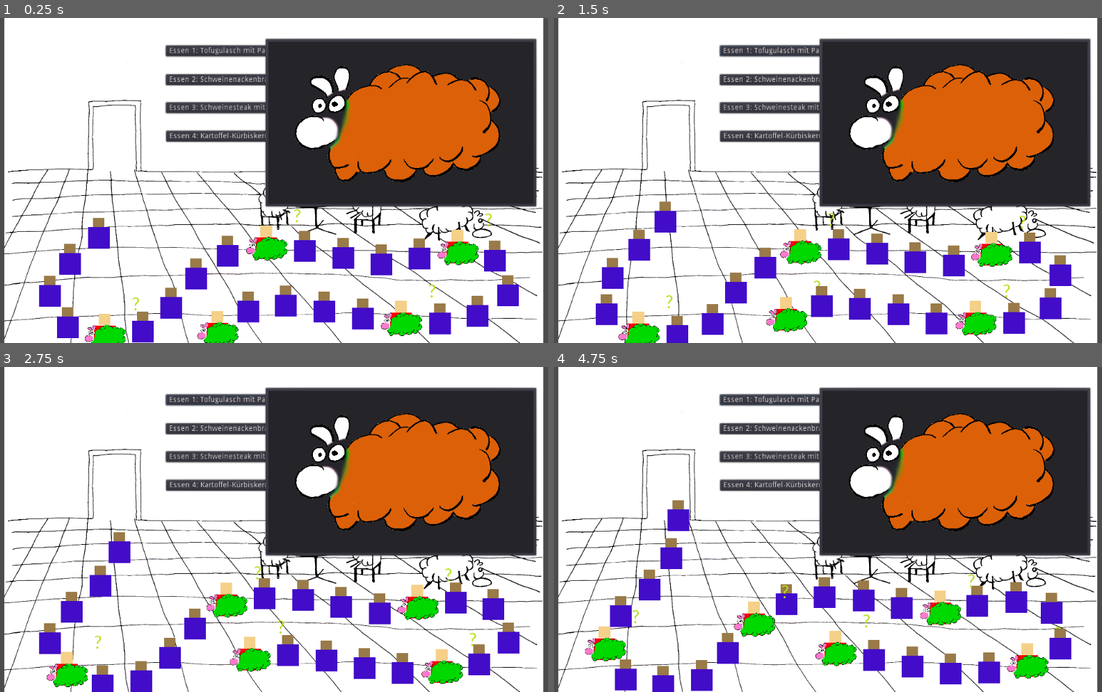
Above: before the commit, frames 1-4 (two rows, left to right).
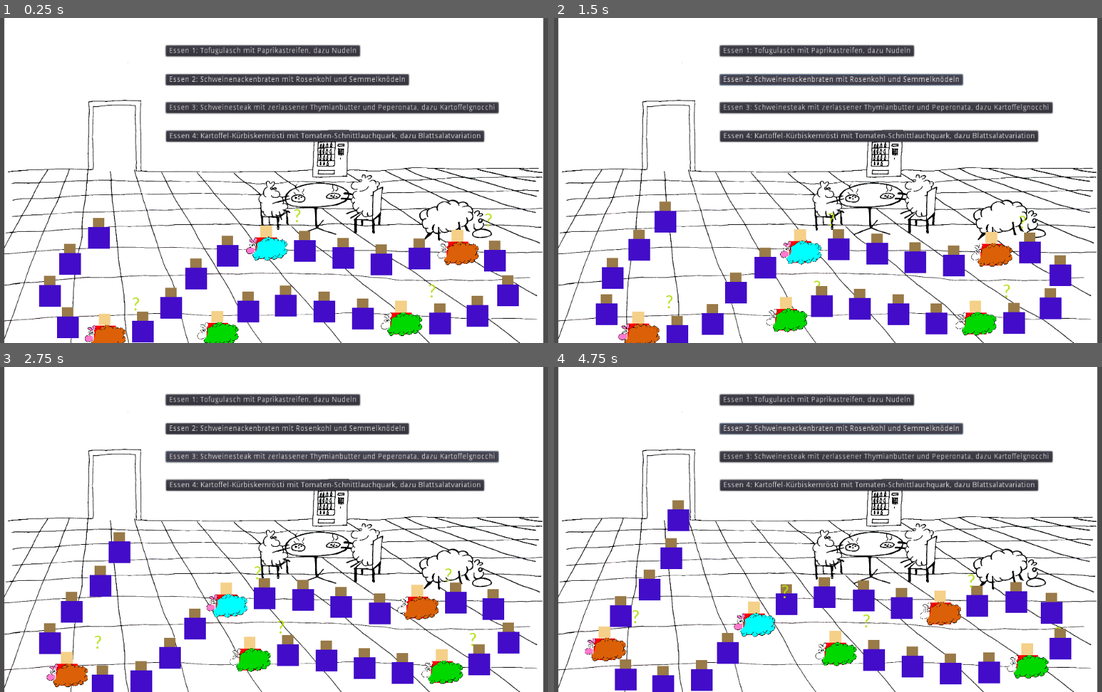
Above: after the commit, the same moments.

Repository: onsetsu/HPIGameJam
Game: Godot game, scene res://Scenes/Mensa.tscn
Same seed, same stepped clock (60 frames per second), same inputs: the game is played once before the commit and once after it.
Inputs:
- Up to frame 1 (0.25 s): no input
- Up to frame 2 (1.5 s): click "Essen 1: Tofugulasch mit Papr…" at 0.5 s; click "Essen 2: Schweinenackenbraten…" at 1.25 s
- Up to frame 3 (2.75 s): click "Essen 3: Schweinesteak mit ze…" at 2 s
- Up to frame 4 (4.75 s): click "Essen 4: Kartoffel-Kürbiskern…" at 2.75 s; click "Essen 1: Tofugulasch mit Papr…" at 3.5 s; click "Essen 2: Schweinenackenbraten…" at 4.25 s

The runs differ from the first frame. In frame 1, 26% of the frame differs, in the area x 16-99%, y 6-100%; in frame 2, 26%; in frame 3, 26%; in frame 4, 26%, in the area x 6-99%, y 6-94%.
Error before the commit: Parse Error: The method "_can_be_eaten" isn't declared in the current class. (res://Scripts/Ingredients.gd:8)

Commit message:
random sheeps

Diff:
--- a/Scripts/Ingredients.gd
+++ b/Scripts/Ingredients.gd
@@ -3,15 +3,13 @@
 var sheep_scene = preload("res://Scenes/Sheep.tscn")
 
 func _ready():
-	var sh = sheep_scene.instance()
-	sh.fur_color = sh.FUR_COLOR.blue
-	print(_can_be_eaten(sh, "Rindfleisch"))
+	pass
 
 
 static func can_be_eaten(sheep, ingredient):
 	var fc = sheep.fur_color
 	var e_fc = sheep.FUR_COLOR
-	var pt = sheep.pattern
+	var pt = sheep.pattern_type
 	var e_pt = sheep.PATTERN
 	var hc = sheep.head_color
 	var e_hc = sheep.HEAD_COLOR
--- a/Scripts/Queue.gd
+++ b/Scripts/Queue.gd
@@ -18,7 +18,9 @@
         var entity
         if i % 5 == 0:
             entity = sheep_scene.instance()
-            entity.set_appearance(entity.HEAD_COLOR.pink, entity.FUR_COLOR.green, entity.PATTERN.dots)
+            #entity.set_appearance(entity.HEAD_COLOR.pink, entity.FUR_COLOR.green, entity.PATTERN.none)
+            randomize()
+            entity.randomize_appearance()
         else:
             entity = person_scene.instance()
 
--- a/Scripts/Sheep.gd
+++ b/Scripts/Sheep.gd
@@ -30,7 +30,18 @@
 func _ready():
     pass
 
+func randomize_appearance():
+    var fur = FUR_COLOR.values()
+    fur.shuffle()
+    var head = HEAD_COLOR.values()
+    head.shuffle()
+    var pattern = PATTERN.values()
+    pattern.shuffle()
+    set_appearance(head[0], fur[0], pattern[0])
+
 func set_appearance(head, fur, pattern):
+    print()
+
     head_color = head
     fur_color = fur
     pattern_type = pattern
